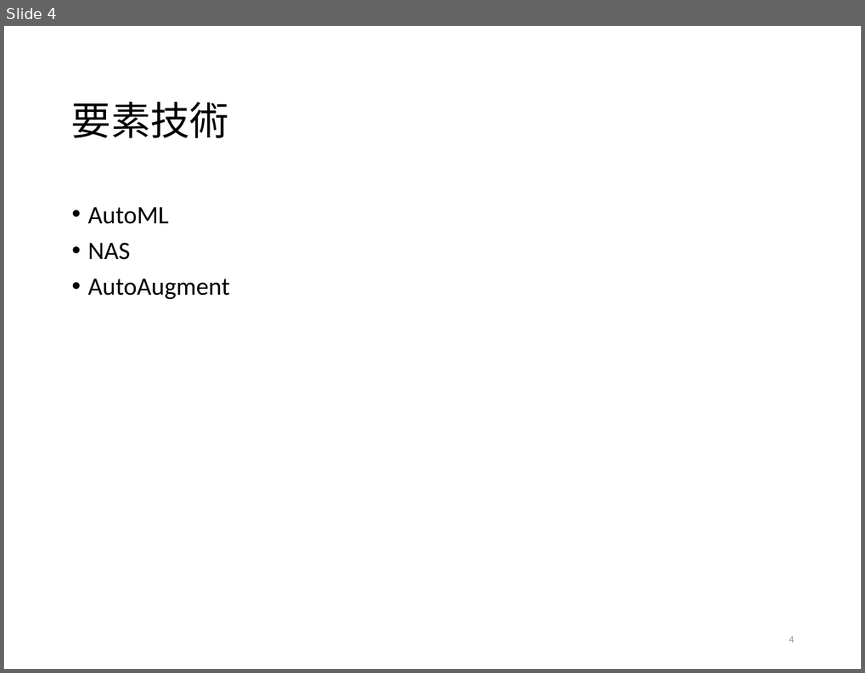
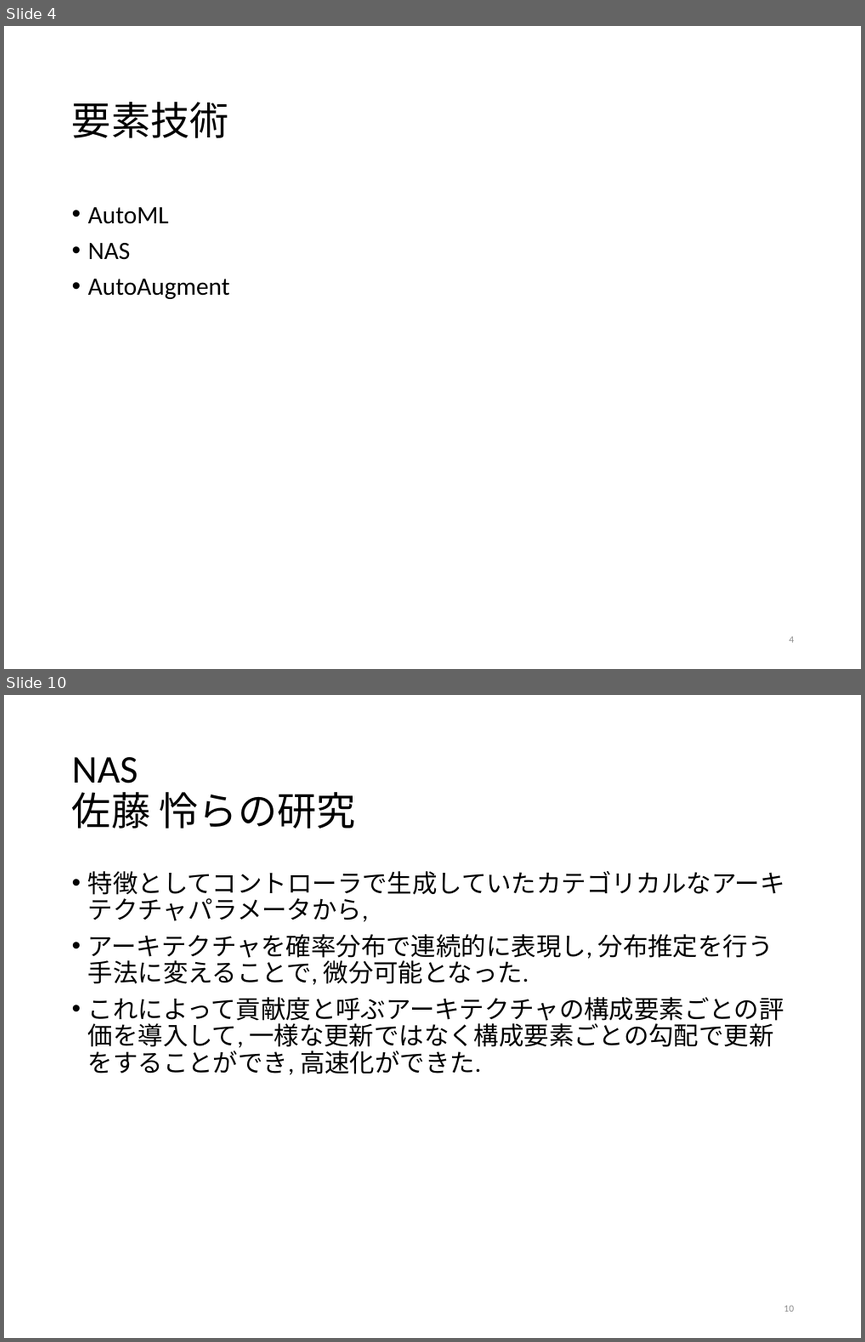
Before and after one commit to tatsuya-sugiyama/WeeklyReport, a slide deck: report/2020前期/2020sugiyama.pptx. Shown one above the other, each under a label of ours: slide 4 before the commit, slides 4 and 10 after it; the slides between them are not shown. The pictures are 865x673 and 865x1342 pixels, drawn with LibreOffice and Linux fonts; fonts in the diff are those of the drawing. Boxes give left, top, right and bottom in pixels: in the first picture for what was removed or moved away, otherwise in the second. Text is boxed around its words. In the diff, an @@ line names an element or a change of style, - is before the commit and + after.

```diff
--- a/report/2020前期/2020sugiyama.pptx
+++ b/report/2020前期/2020sugiyama.pptx
@@ slide 10 added at [4, 695, 861, 1338], background #FFFFFF @@
@@ title added at [72, 757, 356, 828], 33 pt, text #000000 @@
+NAS
+佐藤 怜らの研究
@@ text added at [88, 871, 785, 1075], 21 pt, text #000000 @@
+• 特徴としてコントローラで生成していたカテゴリカルなアーキテクチャパラメータから,
+• アーキテクチャを確率分布で連続的に表現し, 分布推定を行う手法に変えることで, 微分可能となった.
+• これによって貢献度と呼ぶアーキテクチャの構成要素ごとの評価を導入して, 一様な更新ではなく構成要素ごとの勾配で更新をすることができ, 高速化ができた.
@@ page number added at [783, 1304, 794, 1311], 8.2 pt, text #8C8C8C @@
+10
```
Also in this commit, not shown: 5 slides changed, 13 other slides added, 2 slides removed.
